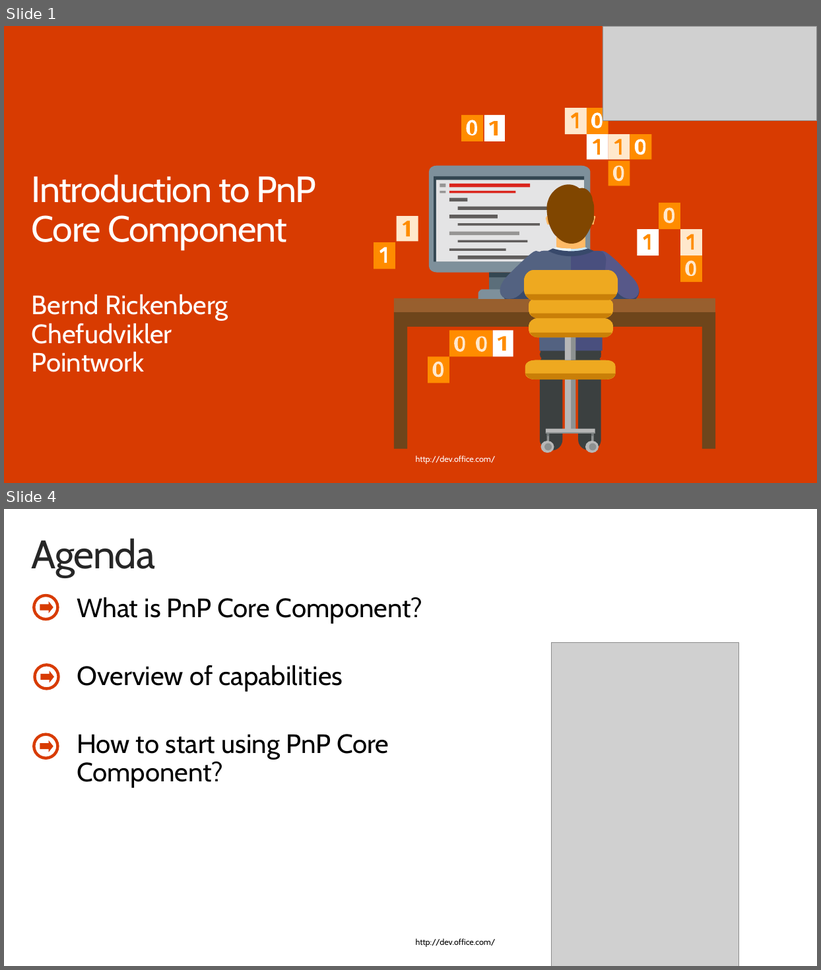
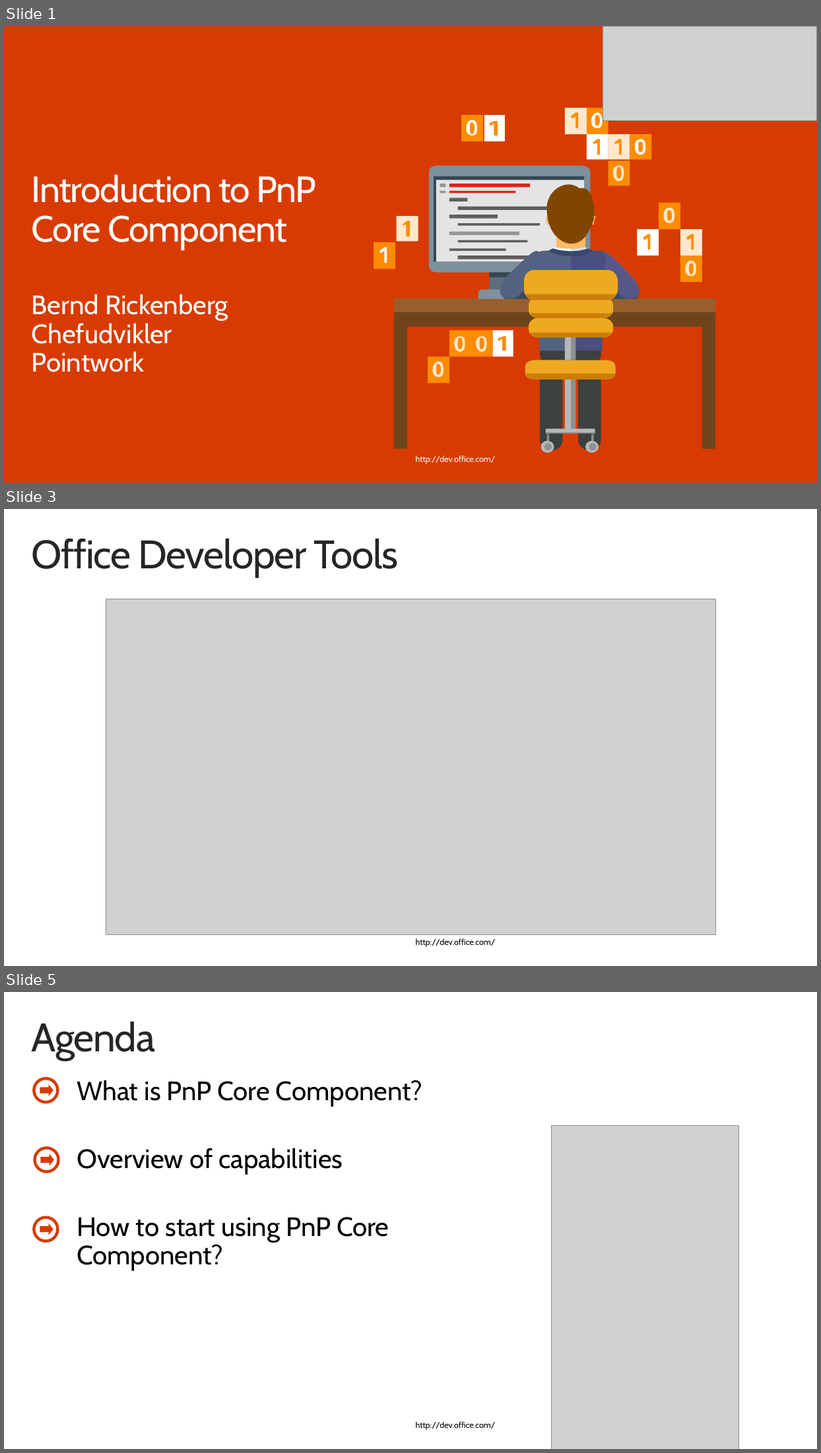
Before and after one commit to andersdissing/spbg-codecamp-pnp-2016, a slide deck: 1 - Introduction to PnP Core Component.pptx. Shown one above the other, each under a label of ours: slides 1 and 4 before the commit, slides 1, 3 and 5 after it; the slides between them are not shown. The pictures are 821x970 and 821x1453 pixels, drawn with LibreOffice and Linux fonts; fonts in the diff are those of the drawing; grey boxes stand for pictures; background and template pictures are left out. Boxes give left, top, right and bottom in pixels: in the first picture for what was removed or moved away, otherwise in the second. Text is boxed around its words. In the diff, an @@ line names an element or a change of style, - is before the commit and + after.

```diff
--- a/1 - Introduction to PnP Core Component.pptx
+++ b/1 - Introduction to PnP Core Component.pptx
@@ slide 3 added at <box>4,509,817,966</box>, background #FFFFFF; not listed: 1 template element that a slide beside it also shows @@
@@ title added at <box>32,538,399,577</box>, 48 pt, text #262626 @@
+Office Developer Tools
@@ picture added at <box>106,599,715,935</box> @@
@@ what was slide 4 is now slide 5 @@
```
Also in this commit, not shown: 1 slide changed.
